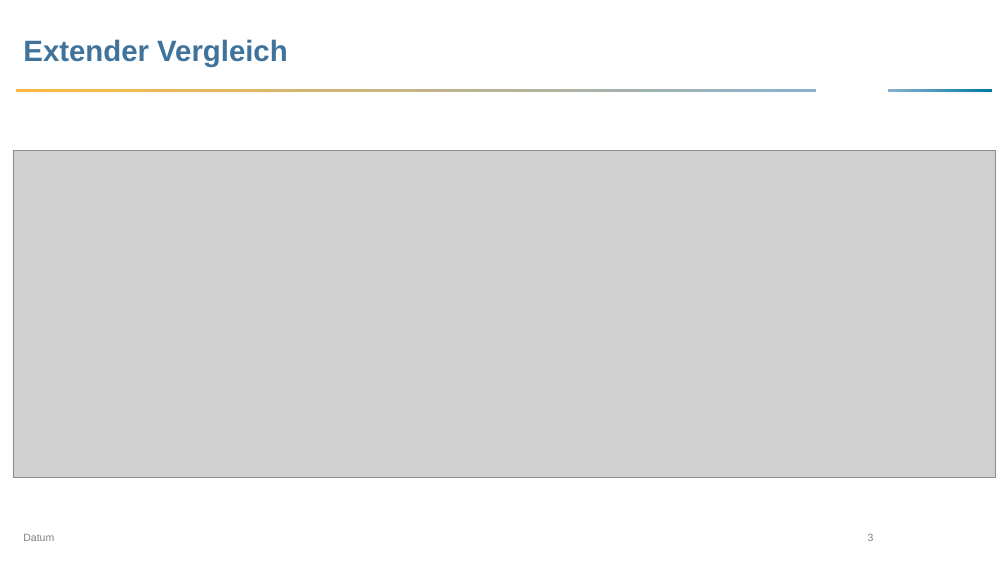
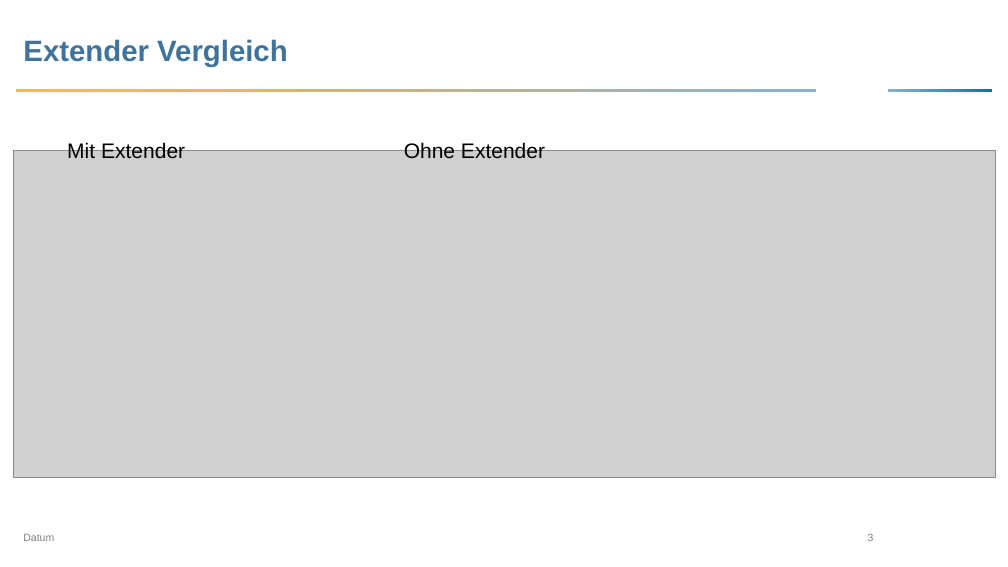
Before and after one commit to JonasOber/EvolutionApp, a slide deck: slide 3 of Masterarbeit/Wochenmeetings/Übersicht_EL_KW49.pptx. Drawn at 1008x567 pixels with LibreOffice and Linux fonts; fonts in the diff are those of the drawing; grey boxes stand for pictures; background and template pictures are left out. Boxes give left, top, right and bottom in pixels: in the first picture for what was removed or moved away, otherwise in the second. Text is boxed around its words. In the diff, an @@ line names an element or a change of style, - is before the commit and + after.

```diff
--- a/Masterarbeit/Wochenmeetings/Übersicht_EL_KW49.pptx
+++ b/Masterarbeit/Wochenmeetings/Übersicht_EL_KW49.pptx
@@ text added at (67, 141, 185, 158), 20 pt, text #000000 @@
+Mit Extender
@@ text added at (404, 141, 545, 158), 20 pt, text #000000 @@
+Ohne Extender
```
Also in this commit, not shown: 1 other file.
